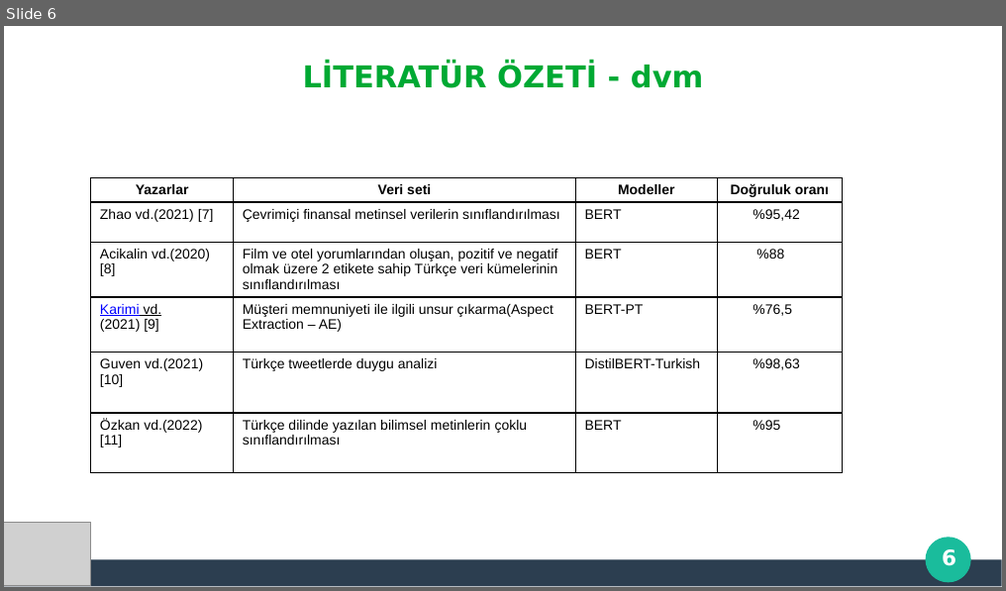
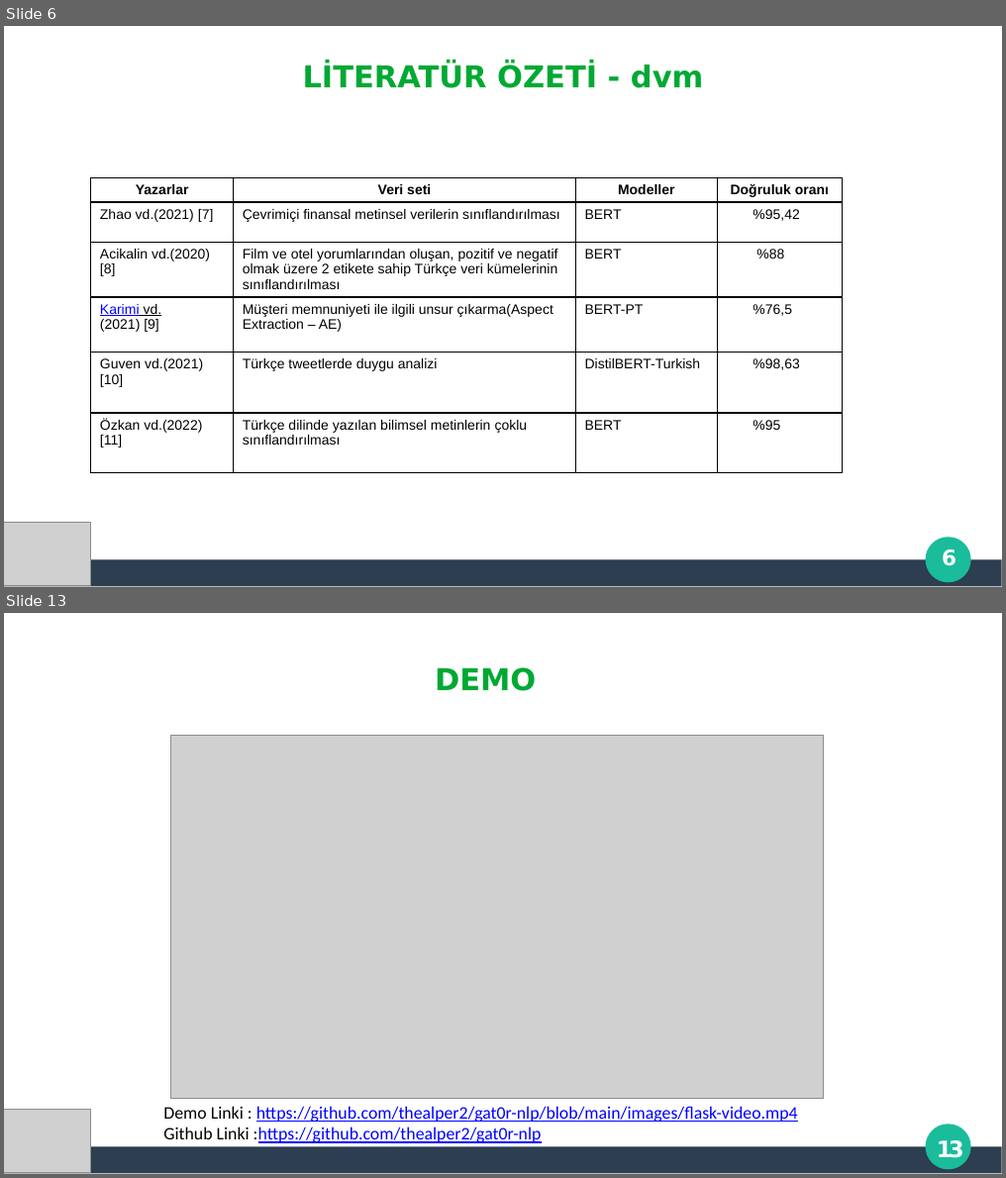
Before and after one commit to thealper2/gat0r-nlp, a slide deck: GATOR_Sunum.pptx. Shown one above the other, each under a label of ours: slide 6 before the commit, slides 6 and 13 after it; the slides between them are not shown. The pictures are 1006x591 and 1006x1178 pixels, drawn with LibreOffice and Linux fonts; fonts in the diff are those of the drawing; grey boxes stand for pictures; background and template pictures are left out. Boxes give left, top, right and bottom in pixels: in the first picture for what was removed or moved away, otherwise in the second. Text is boxed around its words. In the diff, an @@ line names an element or a change of style, - is before the commit and + after.

```diff
--- a/GATOR_Sunum.pptx
+++ b/GATOR_Sunum.pptx
@@ slide 13 added at (x1=4, y1=613, x2=1002, y2=1174), background #FFFFFF; not listed: 3 template elements that a slide beside it also shows @@
@@ title added at (x1=435, y1=667, x2=536, y2=691), 24 pt, text #00A933, bold @@
+DEMO
@@ picture added at (x1=171, y1=735, x2=824, y2=1099) @@
@@ picture added at (x1=4, y1=1110, x2=91, y2=1173) @@
@@ text added at (x1=163, y1=1106, x2=798, y2=1144), 14 pt, text #0000FF, underline @@
+Demo Linki : https://github.com/thealper2/gat0r-nlp/blob/main/images/flask-video.mp4
+Github Linki :https://github.com/thealper2/gat0r-nlp
@@ page number added at (x1=937, y1=1141, x2=964, y2=1164), 18 pt, text #FFFFFF, bold @@
+13
```
Also in this commit, not shown: 3 slides changed, 8 other slides added, 10 slides removed.
